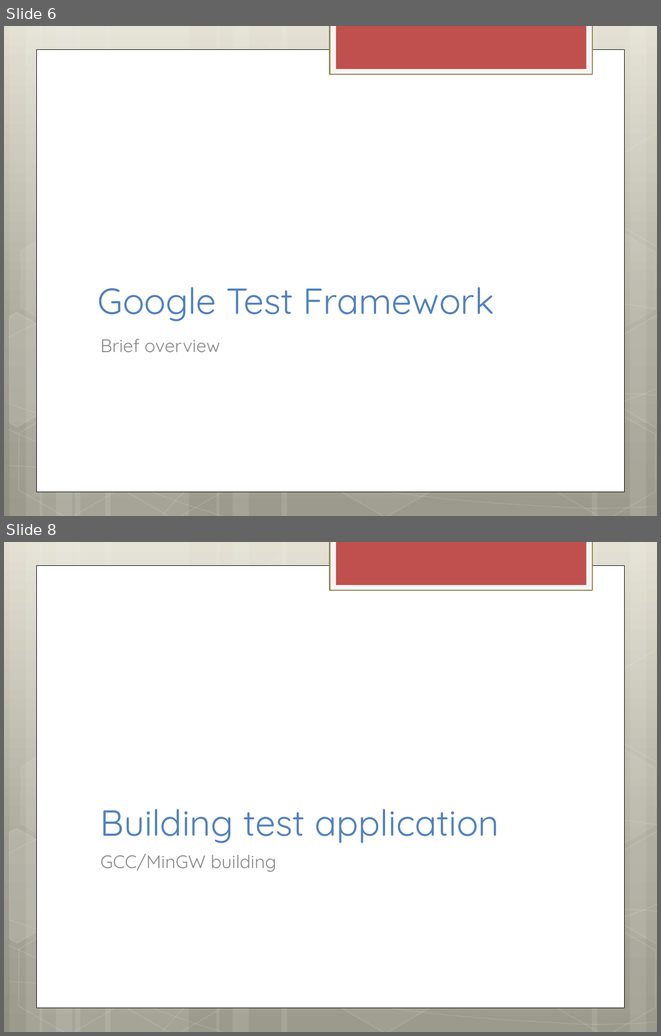
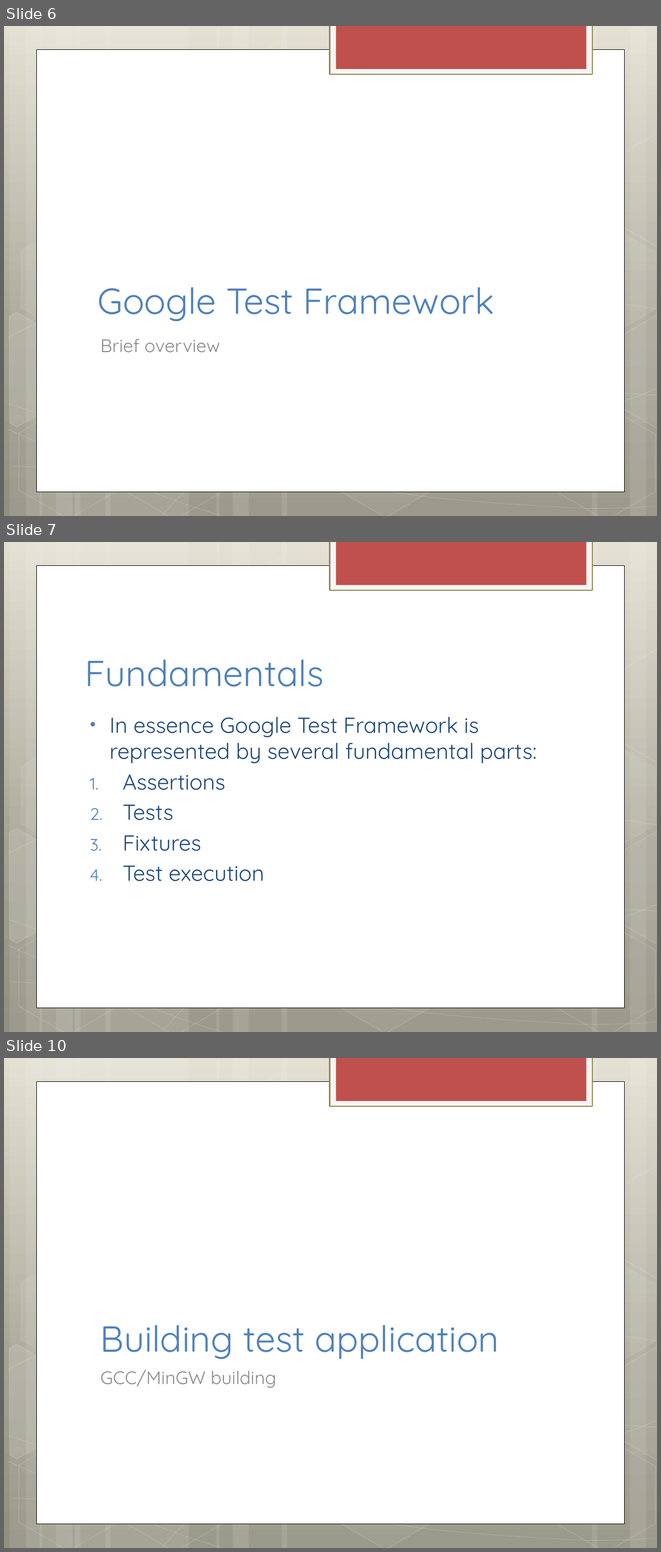
Before and after one commit to XanderMax/gtf-example, a slide deck: ppt/Google Testing Framework.pptx. Shown one above the other, each under a label of ours: slides 6 and 8 before the commit, slides 6, 7 and 10 after it; the slides between them are not shown. The pictures are 661x1036 and 661x1552 pixels, drawn with LibreOffice and Linux fonts; fonts in the diff are those of the drawing. Boxes give left, top, right and bottom in pixels: in the first picture for what was removed or moved away, otherwise in the second. Text is boxed around its words. In the diff, an @@ line names an element or a change of style, - is before the commit and + after.

```diff
--- a/ppt/Google Testing Framework.pptx
+++ b/ppt/Google Testing Framework.pptx
@@ slide 7 added at (4,542,657,1032), background gradient #E2DFCF to #A5A293 to #928F80; not listed: 31 template elements that a slide beside it also shows @@
@@ title added at (85,659,324,687), 40 pt, text #4F81BD @@
+Fundamentals
@@ text added at (109,716,537,881), 24 pt, text #1F497D @@
+• In essence Google Test Framework is represented by several fundamental parts:
+1. Assertions
+2. Tests
+3. Fixtures
+4. Test execution
@@ what was slide 8 is now slide 10 @@
```
Also in this commit, not shown: 3 slides changed, 2 other slides added, 1 slide removed.
